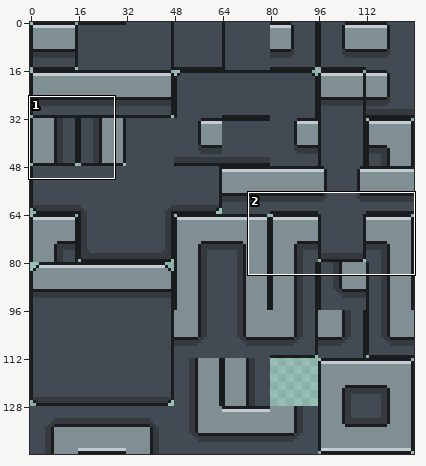
Edited in one commit: sprite sheet (ProyectoUnity/Racoon Riot/Assets/Sprites/nivel1/nivel1_tileset_inside.png). The first picture is a wide view before the edit; the outline marks the close-up.
Close-up. The starting point:
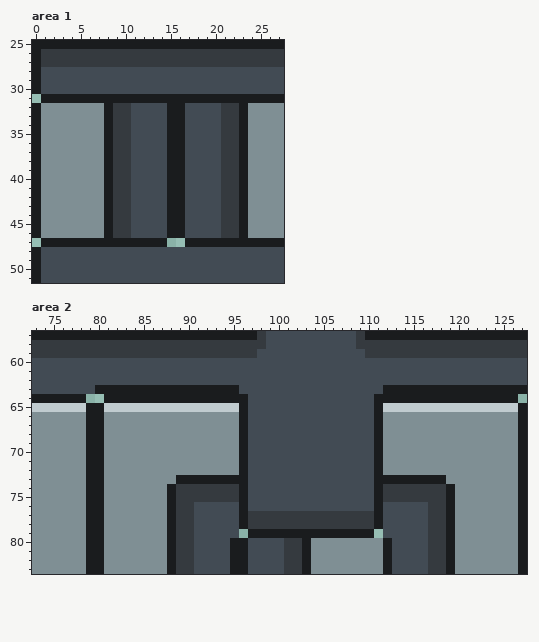
The file is 128x144 pixels. Shown: area 1: x 0..27, y 25..51; area 2: x 73..127, y 57..83.
After:
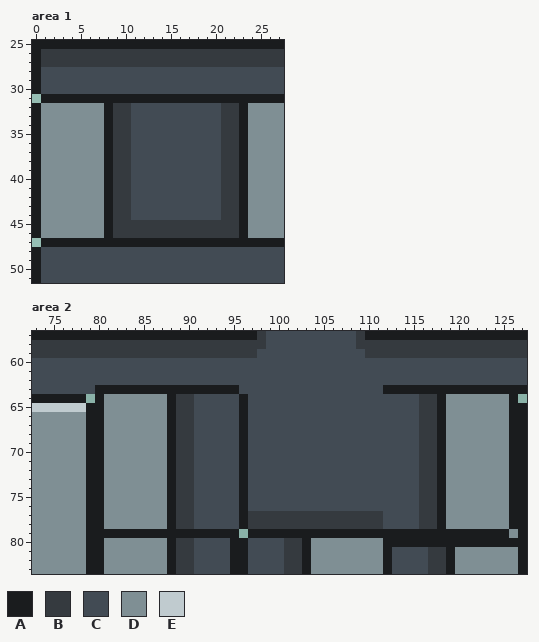
Palette (. is transparent): A #1a1c1e  B #353a3f  C #424b54  D #7f8f94  E #c0cbcf
Diff:
--- area 1
@@ x 9..22 @@
 31 AAAAAAAAAAAAAA
-32 BBCCCCAACCCCBB
-33 BBCCCCAACCCCBB
-34 BBCCCCAACCCCBB
-35 BBCCCCAACCCCBB
-36 BBCCCCAACCCCBB
-37 BBCCCCAACCCCBB
-38 BBCCCCAACCCCBB
-39 BBCCCCAACCCCBB
-40 BBCCCCAACCCCBB
-41 BBCCCCAACCCCBB
-42 BBCCCCAACCCCBB
-43 BBCCCCAACCCCBB
-44 BBCCCCAACCCCBB
-45 BBCCCCAACCCCBB
-46 BBCCCCAACCCCBB
-47 AAAAAA..AAAAAA
+32 BBCCCCCCCCCCBB
+33 BBCCCCCCCCCCBB
+34 BBCCCCCCCCCCBB
+35 BBCCCCCCCCCCBB
+36 BBCCCCCCCCCCBB
+37 BBCCCCCCCCCCBB
+38 BBCCCCCCCCCCBB
+39 BBCCCCCCCCCCBB
+40 BBCCCCCCCCCCBB
+41 BBCCCCCCCCCCBB
+42 BBCCCCCCCCCCBB
+43 BBCCCCCCCCCCBB
+44 BBCCCCCCCCCCBB
+45 BBBBBBBBBBBBBB
+46 BBBBBBBBBBBBBB
+47 AAAAAAAAAAAAAA
 48 CCCCCCCCCCCCCC
--- area 2
@@ x 73..127 @@
 63 CCCCCCCAAAAAAAAAAAAAAAACCCCCCCCCCCCCCCCAAAAAAAAAAAAAAAA
-64 AAAAAA..AAAAAAAAAAAAAAAACCCCCCCCCCCCCCAAAAAAAAAAAAAAAA.
-65 EEEEEEAAEEEEEEEEEEEEEEEACCCCCCCCCCCCCCAEEEEEEEEEEEEEEEA
-66 DDDDDDAADDDDDDDDDDDDDDDACCCCCCCCCCCCCCADDDDDDDDDDDDDDDA
-67 DDDDDDAADDDDDDDDDDDDDDDACCCCCCCCCCCCCCADDDDDDDDDDDDDDDA
-68 DDDDDDAADDDDDDDDDDDDDDDACCCCCCCCCCCCCCADDDDDDDDDDDDDDDA
-69 DDDDDDAADDDDDDDDDDDDDDDACCCCCCCCCCCCCCADDDDDDDDDDDDDDDA
-70 DDDDDDAADDDDDDDDDDDDDDDACCCCCCCCCCCCCCADDDDDDDDDDDDDDDA
-71 DDDDDDAADDDDDDDDDDDDDDDACCCCCCCCCCCCCCADDDDDDDDDDDDDDDA
-72 DDDDDDAADDDDDDDDDDDDDDDACCCCCCCCCCCCCCADDDDDDDDDDDDDDDA
-73 DDDDDDAADDDDDDDDAAAAAAAACCCCCCCCCCCCCCAAAAAAAADDDDDDDDA
-74 DDDDDDAADDDDDDDABBBBBBBACCCCCCCCCCCCCCABBBBBBBADDDDDDDA
-75 DDDDDDAADDDDDDDABBBBBBBACCCCCCCCCCCCCCABBBBBBBADDDDDDDA
-76 DDDDDDAADDDDDDDABBCCCCCACCCCCCCCCCCCCCACCCCCBBADDDDDDDA
-77 DDDDDDAADDDDDDDABBCCCCCABBBBBBBBBBBBBBACCCCCBBADDDDDDDA
-78 DDDDDDAADDDDDDDABBCCCCCABBBBBBBBBBBBBBACCCCCBBADDDDDDDA
-79 DDDDDDAADDDDDDDABBCCCCC.AAAAAAAAAAAAAA.CCCCCBBADDDDDDDA
-80 DDDDDDAADDDDDDDABBCCCCAACCCCBBADDDDDDDDACCCCBBADDDDDDDA
+64 AAAAAA.ADDDDDDDABBCCCCCACCCCCCCCCCCCCCCCCCCBBADDDDDDDA.
+65 EEEEEEAADDDDDDDABBCCCCCACCCCCCCCCCCCCCCCCCCBBADDDDDDDAA
+66 DDDDDDAADDDDDDDABBCCCCCACCCCCCCCCCCCCCCCCCCBBADDDDDDDAA
+67 DDDDDDAADDDDDDDABBCCCCCACCCCCCCCCCCCCCCCCCCBBADDDDDDDAA
+68 DDDDDDAADDDDDDDABBCCCCCACCCCCCCCCCCCCCCCCCCBBADDDDDDDAA
+69 DDDDDDAADDDDDDDABBCCCCCACCCCCCCCCCCCCCCCCCCBBADDDDDDDAA
+70 DDDDDDAADDDDDDDABBCCCCCACCCCCCCCCCCCCCCCCCCBBADDDDDDDAA
+71 DDDDDDAADDDDDDDABBCCCCCACCCCCCCCCCCCCCCCCCCBBADDDDDDDAA
+72 DDDDDDAADDDDDDDABBCCCCCACCCCCCCCCCCCCCCCCCCBBADDDDDDDAA
+73 DDDDDDAADDDDDDDABBCCCCCACCCCCCCCCCCCCCCCCCCBBADDDDDDDAA
+74 DDDDDDAADDDDDDDABBCCCCCACCCCCCCCCCCCCCCCCCCBBADDDDDDDAA
+75 DDDDDDAADDDDDDDABBCCCCCACCCCCCCCCCCCCCCCCCCBBADDDDDDDAA
+76 DDDDDDAADDDDDDDABBCCCCCACCCCCCCCCCCCCCCCCCCBBADDDDDDDAA
+77 DDDDDDAADDDDDDDABBCCCCCABBBBBBBBBBBBBBBCCCCBBADDDDDDDAA
+78 DDDDDDAADDDDDDDABBCCCCCABBBBBBBBBBBBBBBCCCCBBADDDDDDDAA
+79 DDDDDDAAAAAAAAAAAAAAAAA.AAAAAAAAAAAAAAAAAAAAAAAAAAAAADA
+80 DDDDDDAADDDDDDDABBCCCCAACCCCBBADDDDDDDDAAAAAAAAAAAAAAAA
 81 DDDDDDAADDDDDDDABBCCCCAACCCCBBADDDDDDDDACCCCBBADDDDDDDA
Changed places in both close-ups, as pixel boxes (x1, y1, x2, y2):
changed: (131, 103, 221, 247)
changed: (95, 394, 239, 538)
changed: (374, 394, 518, 547)
